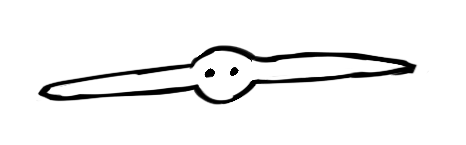
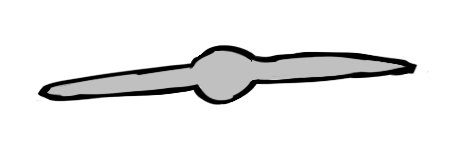
Layer changes from the first 466px x 145px image to the second:
renamed "outline" to "bg copy", painted on it over [36, 45, 429, 105]
painted on "bg" over [36, 45, 429, 105]
